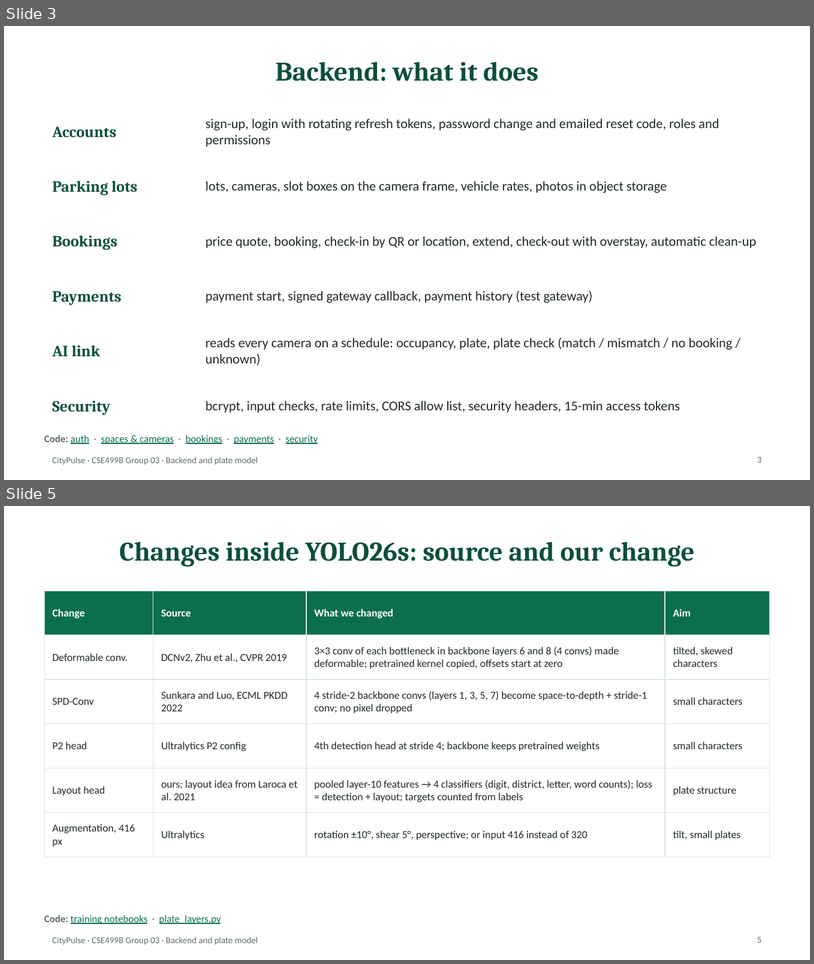
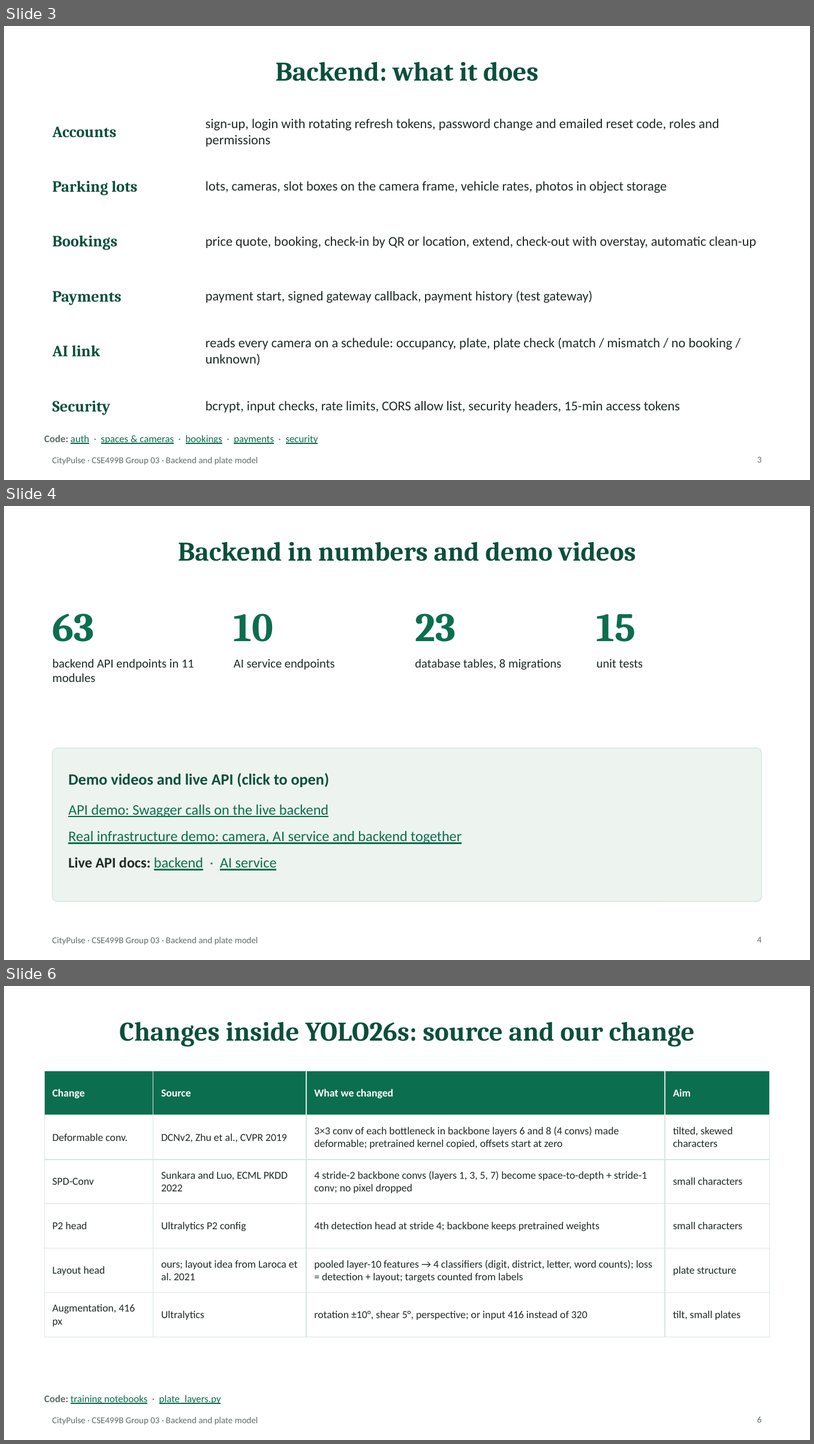
Before and after one commit to rahad-dll/499, a slide deck: applications/web/backend/docs/backend-ai-progress-slides.pptx. Shown one above the other, each under a label of ours: slides 3 and 5 before the commit, slides 3, 4 and 6 after it; the slides between them are not shown. The pictures are 814x964 and 814x1444 pixels, drawn with LibreOffice and Linux fonts; fonts in the diff are those of the drawing. Boxes give left, top, right and bottom in pixels: in the first picture for what was removed or moved away, otherwise in the second. Text is boxed around its words. In the diff, an @@ line names an element or a change of style, - is before the commit and + after.

Commit message:
feat: add live view page and demo videos for AI service; update README with progress details

```diff
--- a/applications/web/backend/docs/backend-ai-progress-slides.pptx
+++ b/applications/web/backend/docs/backend-ai-progress-slides.pptx
@@ slide 4 added at <box>4,506,810,960</box>, background #FFFFFF; not listed: 1 template element that a slide beside it also shows @@
@@ title added at <box>178,542,636,561</box>, 24 pt, text #0B4F3C, bold @@
+Backend in numbers and demo videos
@@ text added at <box>53,613,95,642</box>, 36 pt, text #0B6E4F, bold @@
+63
@@ text added at <box>234,613,274,642</box>, 36 pt, text #0B6E4F, bold @@
+10
@@ text added at <box>415,613,456,642</box>, 36 pt, text #0B6E4F, bold @@
+23
@@ text added at <box>597,614,636,642</box>, 36 pt, text #0B6E4F, bold @@
+15
@@ text added at <box>53,658,194,682</box>, 11 pt, text #1F2A24 @@
+backend API endpoints in 11 modules
@@ text added at <box>234,658,335,670</box>, 11 pt, text #1F2A24 @@
+AI service endpoints
@@ text added at <box>415,658,561,670</box>, 11 pt, text #1F2A24 @@
+database tables, 8 migrations
@@ text added at <box>597,659,644,667</box>, 11 pt, text #1F2A24 @@
+unit tests
@@ rounded rectangle added at <box>53,748,762,901</box>, fill #EDF4F0, outline #D9E7DF 0.75 pt @@
@@ text added at <box>68,772,330,787</box>, 14 pt, text #0B4F3C, bold @@
+Demo videos and live API (click to open)
@@ text added at <box>68,804,462,870</box>, 13 pt, text #0B6E4F, underline @@
+API demo: Swagger calls on the live backend
+Real infrastructure demo: camera, AI service and backend together
+Live API docs: backend · AI service
@@ page number added at <box>758,936,762,942</box>, 8 pt, text #5E6E66 @@
+4
@@ what was slide 5 is now slide 6 @@
@@ page number at <box>758,1416,762,1422</box>: text changed @@
-5
+6
```
Also in this commit, not shown: 5 slides changed, 10 other files.
